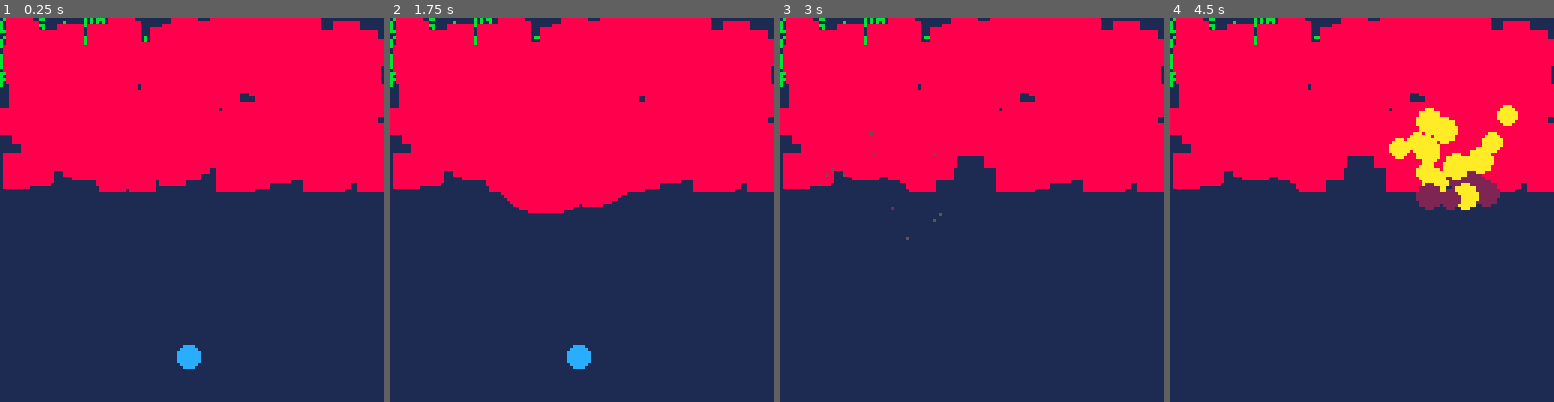
Above: before the commit, frames 1-4 (left to right).
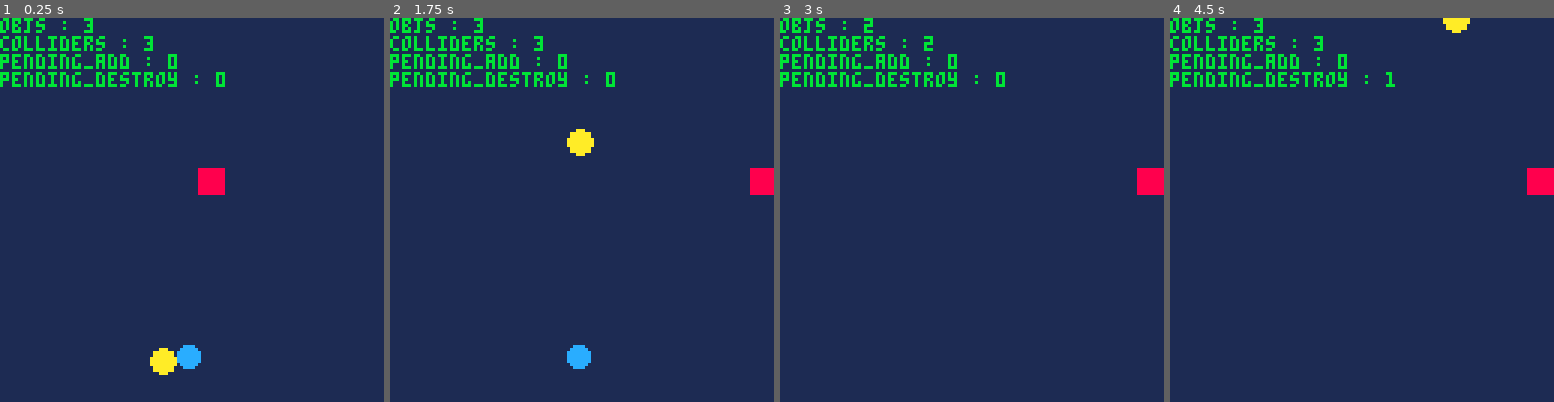
Above: after the commit, the same moments.

Repository: chihirotange/pico8
Game: PICO-8 cartridge shmup2/main.p8
Two runs of this game, one before a commit and one after it. Both use one fixed random seed, a clock stepped at 60 frames per second and the inputs below.
Inputs:
- Up to frame 1 (0.25 s): no input
- Up to frame 2 (1.75 s): tap O (Z key) at 0.33, 0.7, 1.43 s
- Up to frame 3 (3 s): hold Left 1.97-2.37 s; tap O (Z key) at 2.22 s; hold Down 2.42-2.82 s; hold Right from 2.87 s (still down)
- Up to frame 4 (4.5 s): tap O (Z key) at 3.1, 3.98 s; release Right at 3.53 s; hold Up 3.58-4.08 s; hold Right from 4.13 s (still down)

The runs differ from the first frame. In frame 1, 43% of the frame differs, in the area x 0-100%, y 0-93%; in frame 2, 44%, in the area x 0-100%, y 0-51%; in frame 3, 41%; in frame 4, 42%.

Commit message:
create basic enemy behavior

Diff:
--- a/shmup2/bullet.lua
+++ b/shmup2/bullet.lua
@@ -10,6 +10,9 @@
         h = _r * 2,
         sy = 5,
         sx = 0,
+        init = function(self)
+            printh(self.team)
+        end,
         update = function(self)
             local _ENV = self
             loc = v_add(loc, v_mul(vel, spd))
--- a/shmup2/enemy.lua
+++ b/shmup2/enemy.lua
@@ -1,17 +1,46 @@
-function create_enemy(_loc)
-    local ene = create_object({
-        loc = _loc,
-        team = _team_enemy,
-        on_overlap = function(self, other_obj)
-            local _ENV = self
-            if other_obj.team ~= nil and contains(other_obj.tags, "can_deal_dmg") then
-                create_part_system(loc, 10, 8, 20)
-                self:destroy()
+_ene_basic = 1
+
+function create_enemy(_loc, type)
+    if type == _ene_basic then
+        create_object({
+            loc = _loc,
+            team = _team_enemy,
+            shoot_timer = 0, -- shoot delay in frame
+            shoot_delay = 120,
+            mov_dir = v_zero,
+            update = function(self)
+                local _ENV = self
+                -- shoot
+                if shoot_timer == 0 then
+                    create_bullet(team, loc, v_down, 4, 4)
+                    shoot_timer = shoot_delay
+                end
+                shoot_timer -= 1
+
+                -- move
+                if (loc.x >= 120) then
+                    mov_dir = v_left
+                else
+                    mov_dir = v_right
+                end
+                loc = v_add(loc, mov_dir)
+
+                printh(loc.x)
+                -- printh(mov_dir.x)
+            end,
+            on_overlap = function(self, other_obj)
+                local _ENV = self
+                if other_obj.team ~= team
+                    and contains(other_obj.tags, "can_deal_dmg") then
+                    create_part_system(loc, 10, 8, 20)
+                end
+            end,
+            draw = function(self)
+                local _ENV = self
+                rectfill(loc.x, loc.y, loc.x + w, loc.y + h, 8)
             end
-        end,
-        draw = function(self)
-            local _ENV = self
-            rectfill(loc.x, loc.y, loc.x + w, loc.y + h, 8)
-        end
-    }, true)
+        }, true)
+    else
+        printh("no enemy type defined to spawn")
+    end
 end
--- a/shmup2/game.lua
+++ b/shmup2/game.lua
@@ -1,7 +1,7 @@
 function _init()
     printh("start")
-    for i = 1,400 do
-        create_enemy(vector(rnd(120), rnd(50)))
+    for i = 1,1 do
+        create_enemy(vector(50, 50), _ene_basic)
     end
     -- create_enemy(100, 10)
 end
